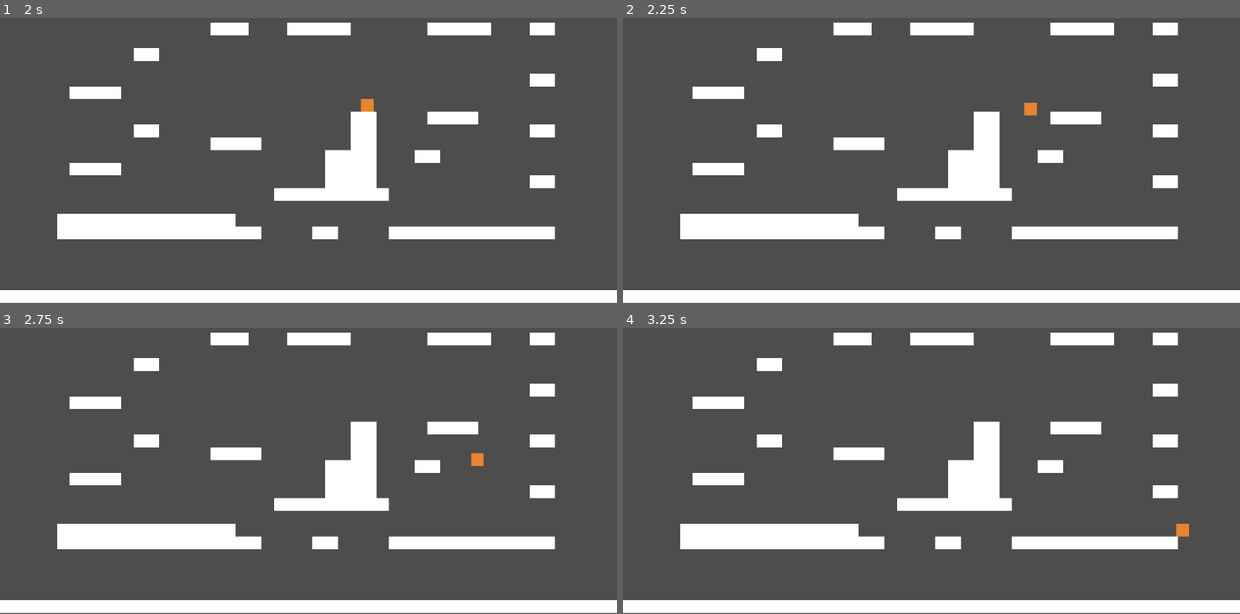
Above: before the commit, frames 1-4 (two rows, left to right).
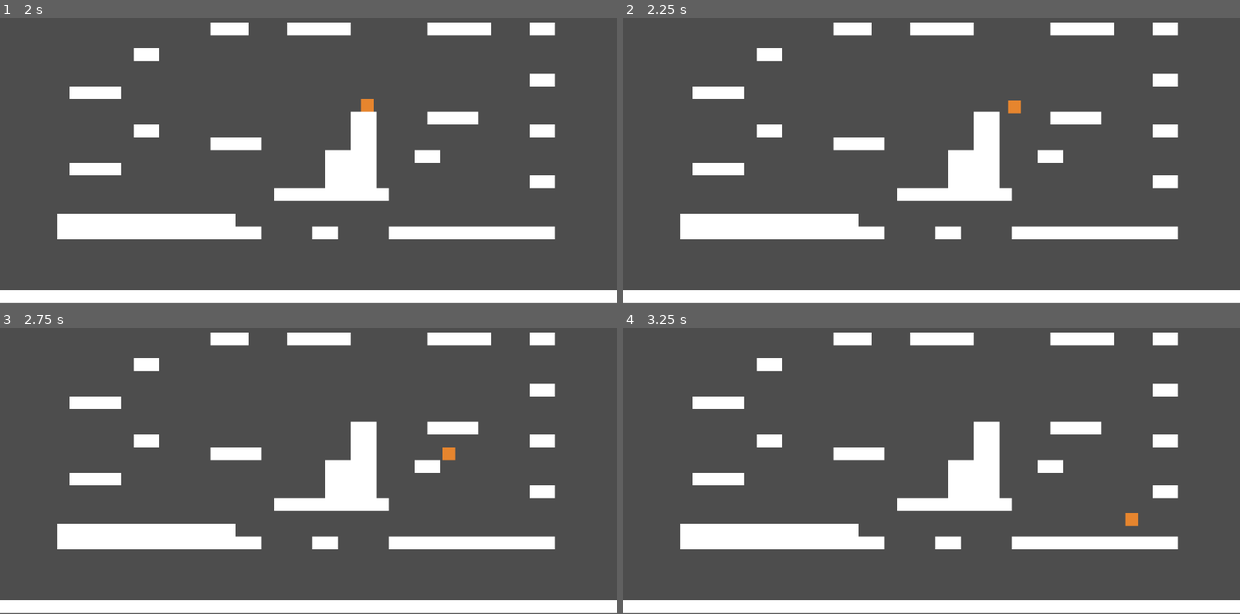
Above: after the commit, the same moments.

Repository: ramalhoproject/echoes-of-arena
Game: Godot game, scene res://scenes/multiplayer/Lobby.tscn
Same seed, same stepped clock (60 frames per second), same inputs: the game is played once before the commit and once after it.
Inputs (mouse positions are in pixels of both pictures, inside the frame that each line leads up to):
- Up to frame 1 (2 s): click (314, 152) at 0.52 s; type "12" at 0.6 s; click "Host" at 1.25 s
- Up to frame 2 (2.25 s): tap Enter at 2 s; hold Right (ui_right) from 2.03 s (still down)
- Up to frame 3 (2.75 s): keep holding Right (ui_right); tap Up (ui_up) at 2.27 s
- Up to frame 4 (3.25 s): keep holding Right (ui_right); tap Up (ui_up) at 3.02 s

Frame 1 is identical in both runs. In frame 2, 0.2% of the frame differs, in the area x 62-68%, y 28-35%; in frame 3, 0.2%; in frame 4, 0.2%.

Commit message:
Update Player.gd
Atualização da velocidade do player

Diff:
--- a/scripts/player/Player.gd
+++ b/scripts/player/Player.gd
@@ -1,6 +1,6 @@
 extends CharacterBody2D
 
-@export var speed := 500
+@export var speed := 300
 @export var jump_force := 550.0
 @export var gravity := 1200.0
 
